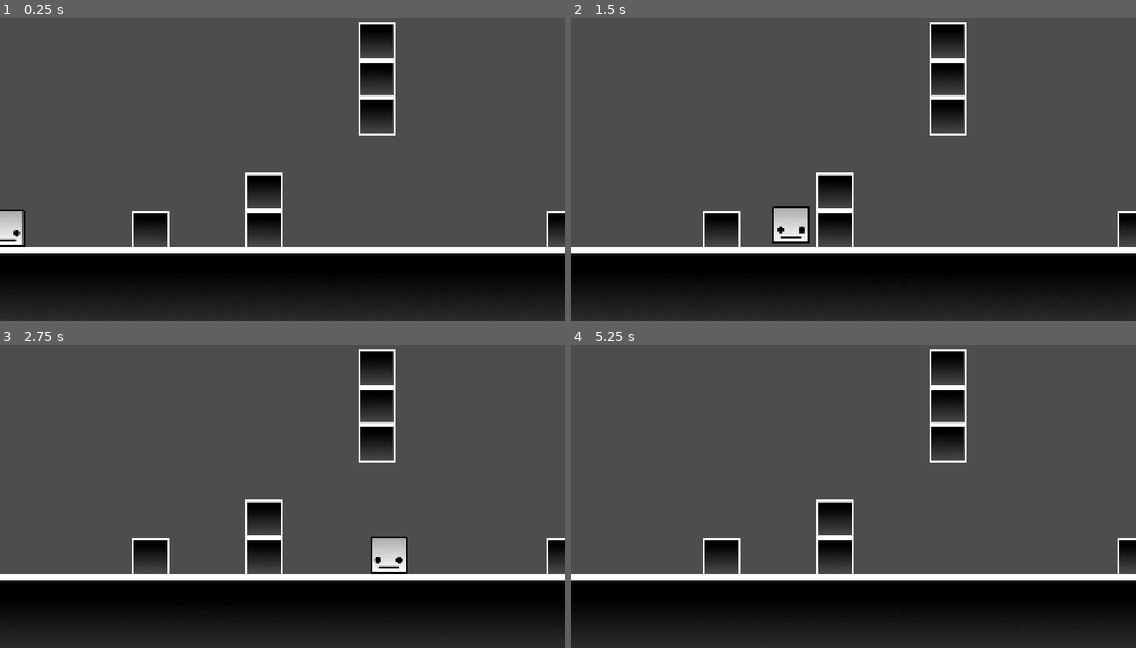
Above: before the commit, frames 1-4 (two rows, left to right).
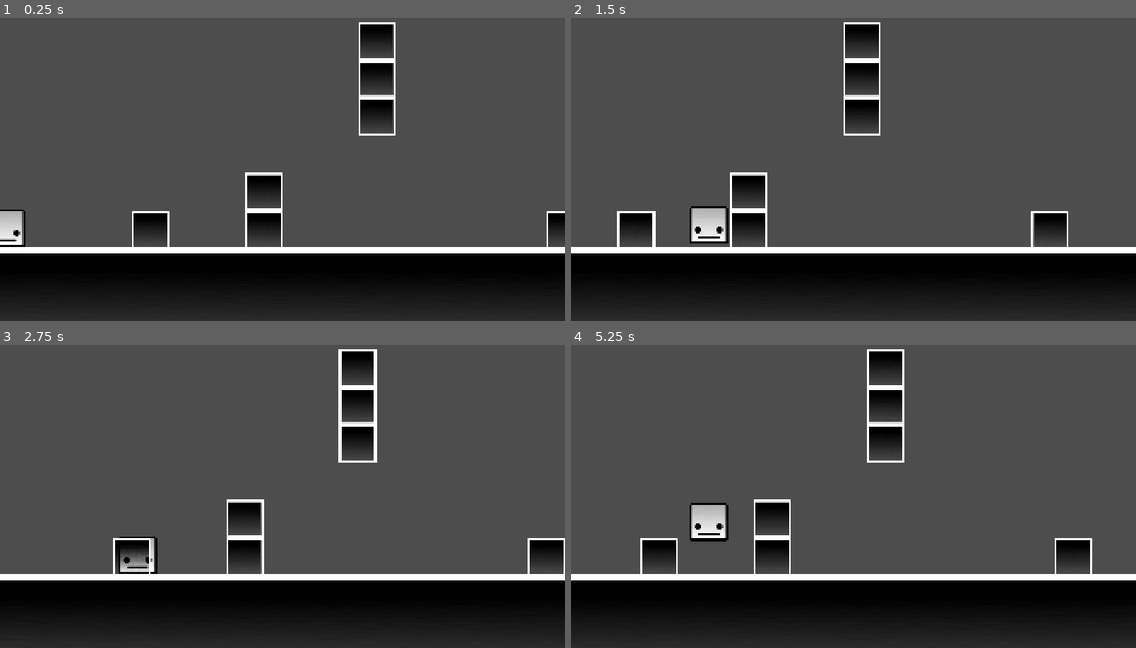
Above: after the commit, the same moments.

Repository: Nahu666/Corbalan-Proto---Geometry-Dash
Game: Godot game, scene res://escenas/prueba.tscn
Two runs of this game, one before a commit and one after it. Both use one fixed random seed, a clock stepped at 60 frames per second and the inputs below.
Inputs:
- Up to frame 1 (0.25 s): no input
- Up to frame 2 (1.5 s): tap W (salto) at 0.77 s
- Up to frame 3 (2.75 s): tap W (salto) at 1.52 s
- Up to frame 4 (5.25 s): tap W (salto) at 3.02, 3.77, 4.52 s

The runs differ from the first frame. In frame 2, 9.7% of the frame differs, in the area x 8-100%, y 1-76%; in frame 3, 6.0%; in frame 4, 9.6%.

Commit message:
Condición de muerte y gameplay esencial

Diff:
--- a/corbalan-proto---geometry-dash/escenas/prueba.tscn
+++ b/corbalan-proto---geometry-dash/escenas/prueba.tscn
@@ -6,11 +6,21 @@
 [node name="Node2D" type="Node2D" unique_id=210247986]
 
 [node name="CharacterBody2D" parent="." unique_id=1927361297 instance=ExtResource("1_2jt68")]
-position = Vector2(-128, 768)
+position = Vector2(-128, 640)
 
-[node name="StaticBody2D" parent="." unique_id=656864775 instance=ExtResource("2_mdukl")]
-position = Vector2(1024, 1024)
-scale = Vector2(22.651522, 3.0399997)
+[node name="Camera2D" type="Camera2D" parent="CharacterBody2D" unique_id=1694017552]
+offset = Vector2(600, -100)
+limit_left = -600
+limit_bottom = 1180
+position_smoothing_enabled = true
+drag_vertical_enabled = true
+drag_top_margin = 0.4
+drag_bottom_margin = 0.4
+editor_draw_drag_margin = true
+
+[node name="Ground" parent="." unique_id=656864775 instance=ExtResource("2_mdukl")]
+position = Vector2(2688, 1024)
+scale = Vector2(58.131523, 3.0399997)
 
 [node name="StaticBody2D2" parent="." unique_id=970719671 instance=ExtResource("2_mdukl")]
 position = Vector2(512, 768)
--- a/corbalan-proto---geometry-dash/objetos/jugador.tscn
+++ b/corbalan-proto---geometry-dash/objetos/jugador.tscn
@@ -2,9 +2,13 @@
 
 [ext_resource type="Script" uid="uid://bws8a1e47dhw2" path="res://scripts/jugador.gd" id="1_3eei6"]
 [ext_resource type="Texture2D" uid="uid://dc77c50mk2pom" path="res://assets/jugador.png" id="2_0xj6y"]
+[ext_resource type="Script" uid="uid://d30igwlhrdk54" path="res://scripts/muerte.gd" id="3_0xj6y"]
 
 [sub_resource type="RectangleShape2D" id="RectangleShape2D_r4068"]
 size = Vector2(128, 128)
+
+[sub_resource type="RectangleShape2D" id="RectangleShape2D_30g6c"]
+size = Vector2(96, 96)
 
 [node name="CharacterBody2D" type="CharacterBody2D" unique_id=1927361297]
 script = ExtResource("1_3eei6")
@@ -14,4 +18,15 @@
 texture = ExtResource("2_0xj6y")
 
 [node name="CollisionShape2D" type="CollisionShape2D" parent="." unique_id=1376155604]
+rotation = -6.2831855
 shape = SubResource("RectangleShape2D_r4068")
+one_way_collision = true
+
+[node name="Area2D" type="Area2D" parent="." unique_id=109104032]
+script = ExtResource("3_0xj6y")
+
+[node name="CollisionShape2D" type="CollisionShape2D" parent="Area2D" unique_id=1124958247]
+shape = SubResource("RectangleShape2D_30g6c")
+debug_color = Color(0.8452447, 0.36196086, 0.30341214, 0.41960785)
+
+[connection signal="body_exited" from="Area2D" to="Area2D" method="_on_body_exited"]
--- a/corbalan-proto---geometry-dash/objetos/obj_bloque.tscn
+++ b/corbalan-proto---geometry-dash/objetos/obj_bloque.tscn
@@ -13,4 +13,6 @@
 texture = ExtResource("1_wcb21")
 
 [node name="CollisionShape2D" type="CollisionShape2D" parent="." unique_id=637736875]
+rotation = 12.566371
 shape = SubResource("RectangleShape2D_ib5rn")
+one_way_collision = true
--- /dev/null
+++ b/corbalan-proto---geometry-dash/scripts/muerte.gd
@@ -0,0 +1,5 @@
+extends Area2D
+
+func _on_body_exited(body):
+	if body.is_in_group("kill"):
+		get_tree().reload_current_scene()
Not shown, added: corbalan-proto---geometry-dash/scripts/muerte.gd.uid
